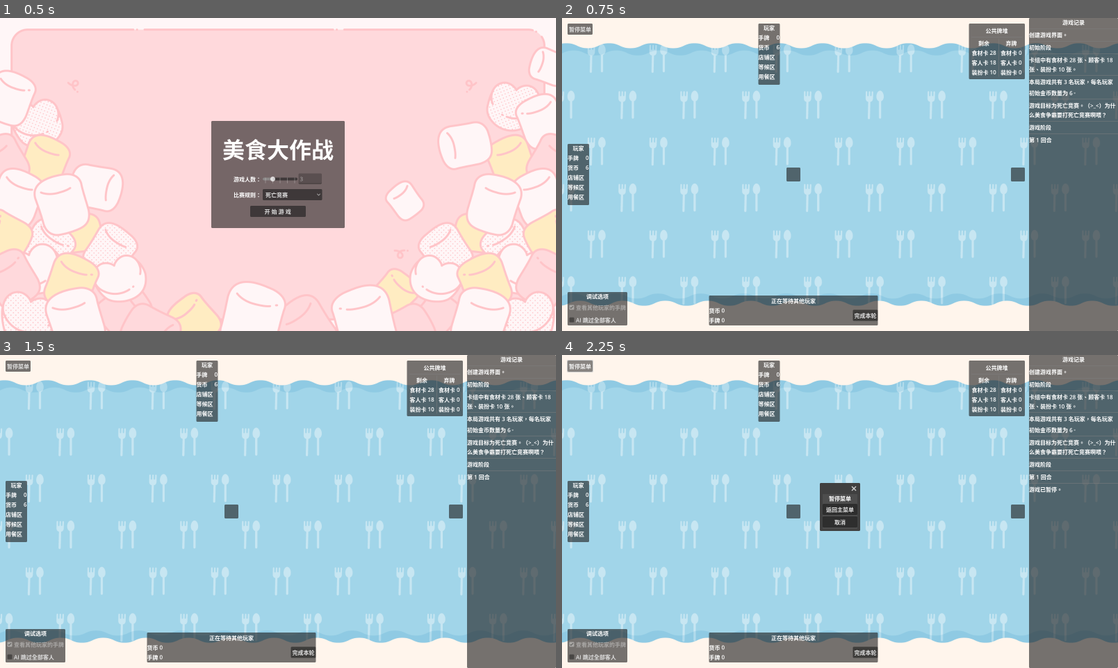
Above: before the commit, frames 1-4 (two rows, left to right).
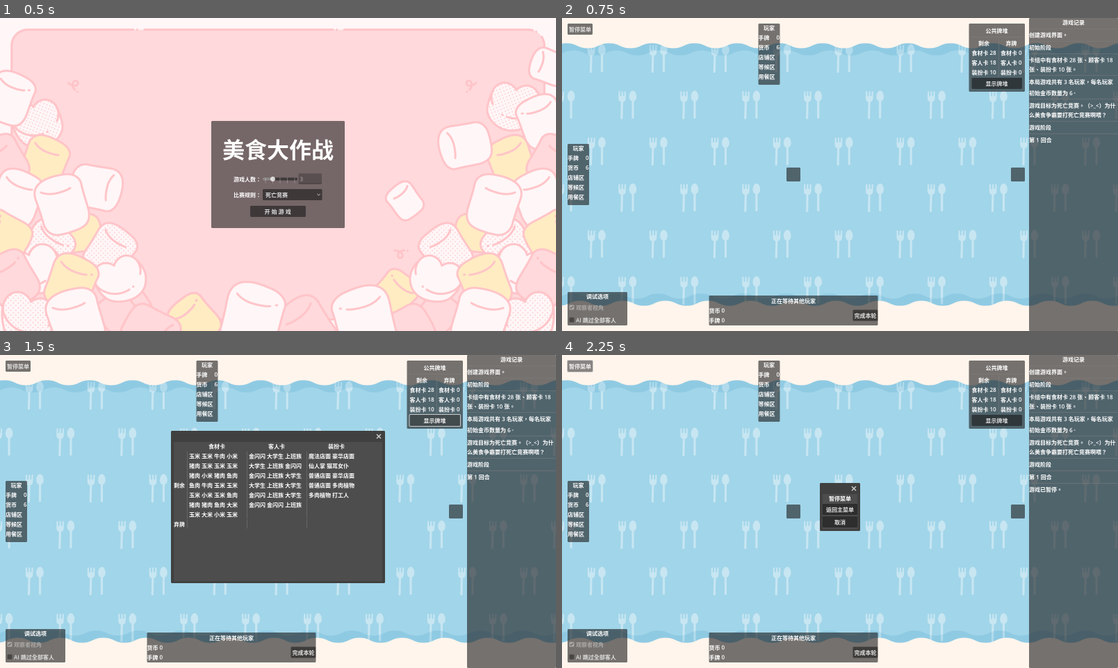
Above: after the commit, the same moments.

Repository: LautskyStudio/FoodCombat
Game: Godot game, scene res://scenes/home_screen.tscn
Same seed, same stepped clock (60 frames per second), same inputs: the game is played once before the commit and once after it.
Inputs (mouse positions are in pixels of both pictures, inside the frame that each line leads up to):
- Up to frame 1 (0.5 s): no input
- Up to frame 2 (0.75 s): click "开 始 游 戏" at 0.5 s
- Up to frame 3 (1.5 s): click (433, 420) at 1.25 s, where only the run after the commit has a clickable "显示牌堆"
- Up to frame 4 (2.25 s): click "暂停菜单" at 2 s

Frame 1 is identical in both runs. In frame 2, 0.5% of the frame differs, in the area x 2-84%, y 19-94%; in frame 3, 19%, in the area x 2-84%, y 18-94%; in frame 4, 0.5%.

Commit message:
牌堆显示器

Diff:
--- a/models/card/card.gd
+++ b/models/card/card.gd
@@ -4,3 +4,12 @@
 
 @export var title := ""
 @export_multiline var description := ""
+
+
+static func random_card_from_collection(collection: Object) -> Card:
+	var properties = collection.get_property_list().map(func (x): return collection.get(x.name))
+	var cards: Array[Card] = []
+	for property in properties:
+		if property is Card:
+			cards.append(property)
+	return cards.pick_random()
--- /dev/null
+++ b/models/card/flat_card.gd
@@ -0,0 +1,19 @@
+extends Label
+class_name FlatCard
+
+
+@export var card: Card:
+	set(val):
+		_card = val
+		if _card:
+			text = _card.title
+			tooltip_text = _card.description
+	get:
+		return _card
+
+var _card: Card
+
+
+func _ready() -> void:
+	if card == null:
+		card = Card.random_card_from_collection(Customers)
--- /dev/null
+++ b/models/card/flat_card.tscn
@@ -0,0 +1,9 @@
+[gd_scene load_steps=2 format=3 uid="uid://qwv42esso5r3"]
+
+[ext_resource type="Script" path="res://models/card/flat_card.gd" id="1_n786v"]
+
+[node name="FlatCard" type="Label"]
+tooltip_text = "卡片描述"
+mouse_filter = 1
+text = "卡片名称"
+script = ExtResource("1_n786v")
--- a/models/card/visual_card.tscn
+++ b/models/card/visual_card.tscn
@@ -2,7 +2,7 @@
 
 [ext_resource type="Script" path="res://models/card/visual_card.gd" id="1_n4rgb"]
 
-[node name="Card" type="VBoxContainer"]
+[node name="VisualCard" type="VBoxContainer"]
 anchors_preset = 10
 anchor_right = 1.0
 offset_right = -1440.0
--- a/models/card_set/card_set.gd
+++ b/models/card_set/card_set.gd
@@ -22,3 +22,7 @@
 		if decoration is Decoration:
 			for i in range(randi_range(1, 2)):
 				decorations.append(decoration.duplicate())
+
+	food_materials.shuffle()
+	customers.shuffle()
+	decorations.shuffle()
--- a/scenes/play_screen.gd
+++ b/scenes/play_screen.gd
@@ -21,10 +21,10 @@
 
 
 func _ready() -> void:
+	_init_players()
+
 	if not Engine.is_editor_hint():
 		Log.push("创建游戏界面。")
-
-	_init_players()
 
 
 func _init_players() -> void:
@@ -53,3 +53,9 @@
 		len(dict['customers']),
 		len(dict['decorations'])
 	)
+
+
+func _on_show_card_deck_button_pressed() -> void:
+	var popup: CardDeckPopup = %CardDeckPopup
+	popup.setup(remaining_cards, discarded_cards)
+	popup.popup_centered()
--- a/scenes/play_screen.tscn
+++ b/scenes/play_screen.tscn
@@ -12,6 +12,7 @@
 [ext_resource type="Script" path="res://scenes/play_screen/states/end.gd" id="7_7qh7p"]
 [ext_resource type="PackedScene" uid="uid://8qbrb1qilm5" path="res://scenes/play_screen/pause_menu.tscn" id="9_exsm3"]
 [ext_resource type="PackedScene" uid="uid://cxe1wq7xlxu00" path="res://scenes/play_screen/card_stack_display.tscn" id="10_unaep"]
+[ext_resource type="PackedScene" uid="uid://dmn8xlkjj0iww" path="res://scenes/play_screen/card_deck_popup.tscn" id="11_4hglu"]
 [ext_resource type="PackedScene" uid="uid://cxn6gfn8y35ul" path="res://models/player/player.tscn" id="12_dpxem"]
 
 [node name="PlayScreen" type="Control"]
@@ -255,6 +256,15 @@
 unique_name_in_owner = true
 layout_mode = 2
 
+[node name="ShowCardDeckButton" type="Button" parent="HUD/HSplitContainer/GameArea/PublicCardDeckContainer/MarginContainer/VBoxContainer"]
+unique_name_in_owner = true
+layout_mode = 2
+text = "显示牌堆"
+
+[node name="CardDeckPopup" parent="HUD/HSplitContainer/GameArea/PublicCardDeckContainer/MarginContainer/VBoxContainer/ShowCardDeckButton" instance=ExtResource("11_4hglu")]
+unique_name_in_owner = true
+visible = false
+
 [node name="OptionsContainer" type="PanelContainer" parent="HUD/HSplitContainer/GameArea"]
 layout_mode = 1
 anchors_preset = 2
@@ -279,7 +289,7 @@
 layout_mode = 2
 disabled = true
 button_pressed = true
-text = "查看其他玩家的手牌"
+text = "观察者视角"
 
 [node name="CheckBox2" type="CheckBox" parent="HUD/HSplitContainer/GameArea/OptionsContainer/VBoxContainer"]
 layout_mode = 2
@@ -313,3 +323,4 @@
 player_index = 5
 
 [connection signal="pressed" from="HUD/HSplitContainer/GameArea/PauseButton" to="StateMachine/Running" method="_on_pause_button_pressed"]
+[connection signal="pressed" from="HUD/HSplitContainer/GameArea/PublicCardDeckContainer/MarginContainer/VBoxContainer/ShowCardDeckButton" to="." method="_on_show_card_deck_button_pressed"]
--- /dev/null
+++ b/scenes/play_screen/card_deck_popup.gd
@@ -0,0 +1,40 @@
+extends Popup
+class_name CardDeckPopup
+
+
+const FlatCard = preload("res://models/card/flat_card.tscn")
+
+
+func setup(remaining_dict: Dictionary, discarded_dict: Dictionary) -> void:
+	_clear()
+	_setup_container(%RemainingFoodMaterialsContainer, remaining_dict['food_materials'])
+	_setup_container(%RemainingCostomersContainer, remaining_dict['customers'])
+	_setup_container(%RemainingDecorationsContainer, remaining_dict['decorations'])
+	_setup_container(%DiscardedFoodMaterialsContainer, discarded_dict['food_materials'])
+	_setup_container(%DiscardedCostomersContainer, discarded_dict['customers'])
+	_setup_container(%DiscardedDecorationsContainer, discarded_dict['decorations'])
+
+
+func _setup_container(container: Node, cards: Array) -> void:
+	for card in cards:
+		var flat_card = FlatCard.instantiate()
+		flat_card.card = card
+		container.add_child(flat_card)
+
+
+func _clear() -> void:
+	var containers: Array[Node] = [
+		%RemainingFoodMaterialsContainer,
+		%RemainingCostomersContainer,
+		%RemainingDecorationsContainer,
+		%DiscardedFoodMaterialsContainer,
+		%DiscardedCostomersContainer,
+		%DiscardedDecorationsContainer
+	]
+	for container in containers:
+		_free_all(container.get_children())
+
+
+func _free_all(arr: Array[Node]) -> void:
+	for node in arr:
+		node.queue_free()
--- /dev/null
+++ b/scenes/play_screen/card_deck_popup.tscn
@@ -0,0 +1,115 @@
+[gd_scene load_steps=2 format=3 uid="uid://dmn8xlkjj0iww"]
+
+[ext_resource type="Script" path="res://scenes/play_screen/card_deck_popup.gd" id="1_lx2tf"]
+
+[node name="CardDeckPopup" type="Popup"]
+size = Vector2i(600, 400)
+visible = true
+borderless = false
+script = ExtResource("1_lx2tf")
+
+[node name="VBoxContainer" type="VBoxContainer" parent="."]
+offset_right = 40.0
+offset_bottom = 40.0
+
+[node name="GridContainer" type="GridContainer" parent="VBoxContainer"]
+layout_mode = 2
+columns = 7
+
+[node name="Label1" type="Label" parent="VBoxContainer/GridContainer"]
+layout_mode = 2
+horizontal_alignment = 1
+vertical_alignment = 1
+
+[node name="Label3" type="Label" parent="VBoxContainer/GridContainer"]
+layout_mode = 2
+horizontal_alignment = 1
+vertical_alignment = 1
+
+[node name="Label4" type="Label" parent="VBoxContainer/GridContainer"]
+layout_mode = 2
+text = "食材卡"
+horizontal_alignment = 1
+vertical_alignment = 1
+
+[node name="Label5" type="Label" parent="VBoxContainer/GridContainer"]
+layout_mode = 2
+horizontal_alignment = 1
+vertical_alignment = 1
+
+[node name="Label6" type="Label" parent="VBoxContainer/GridContainer"]
+layout_mode = 2
+text = "客人卡"
+horizontal_alignment = 1
+vertical_alignment = 1
+
+[node name="Label7" type="Label" parent="VBoxContainer/GridContainer"]
+layout_mode = 2
+horizontal_alignment = 1
+vertical_alignment = 1
+
+[node name="Label8" type="Label" parent="VBoxContainer/GridContainer"]
+layout_mode = 2
+text = "装扮卡"
+horizontal_alignment = 1
+vertical_alignment = 1
+
+[node name="RemainingLabel" type="Label" parent="VBoxContainer/GridContainer"]
+layout_mode = 2
+text = "剩余"
+horizontal_alignment = 1
+vertical_alignment = 1
+
+[node name="VSeparator" type="VSeparator" parent="VBoxContainer/GridContainer"]
+layout_mode = 2
+
+[node name="RemainingFoodMaterialsContainer" type="HFlowContainer" parent="VBoxContainer/GridContainer"]
+unique_name_in_owner = true
+custom_minimum_size = Vector2(160, 0)
+layout_mode = 2
+
+[node name="VSeparator2" type="VSeparator" parent="VBoxContainer/GridContainer"]
+layout_mode = 2
+
+[node name="RemainingCostomersContainer" type="HFlowContainer" parent="VBoxContainer/GridContainer"]
+unique_name_in_owner = true
+custom_minimum_size = Vector2(160, 0)
+layout_mode = 2
+
+[node name="VSeparator3" type="VSeparator" parent="VBoxContainer/GridContainer"]
+layout_mode = 2
+
+[node name="RemainingDecorationsContainer" type="HFlowContainer" parent="VBoxContainer/GridContainer"]
+unique_name_in_owner = true
+custom_minimum_size = Vector2(160, 0)
+layout_mode = 2
+
+[node name="DiscardedLabel" type="Label" parent="VBoxContainer/GridContainer"]
+layout_mode = 2
+text = "弃牌"
+horizontal_alignment = 1
+vertical_alignment = 1
+
+[node name="VSeparator4" type="VSeparator" parent="VBoxContainer/GridContainer"]
+layout_mode = 2
+
+[node name="DiscardedFoodMaterialsContainer" type="HFlowContainer" parent="VBoxContainer/GridContainer"]
+unique_name_in_owner = true
+custom_minimum_size = Vector2(160, 0)
+layout_mode = 2
+
+[node name="VSeparator5" type="VSeparator" parent="VBoxContainer/GridContainer"]
+layout_mode = 2
+
+[node name="DiscardedCostomersContainer" type="HFlowContainer" parent="VBoxContainer/GridContainer"]
+unique_name_in_owner = true
+custom_minimum_size = Vector2(160, 0)
+layout_mode = 2
+
+[node name="VSeparator6" type="VSeparator" parent="VBoxContainer/GridContainer"]
+layout_mode = 2
+
+[node name="DiscardedDecorationsContainer" type="HFlowContainer" parent="VBoxContainer/GridContainer"]
+unique_name_in_owner = true
+custom_minimum_size = Vector2(160, 0)
+layout_mode = 2
Not shown: 1 places in scenes/play_screen.tscn that only renumber resources
